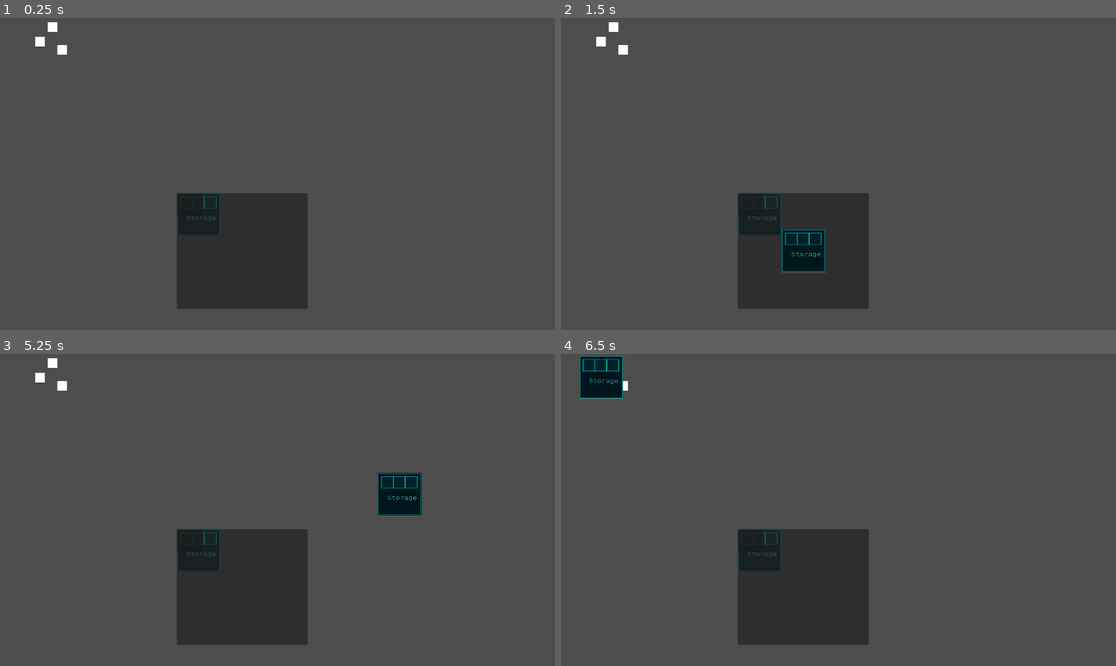
Above: before the commit, frames 1-4 (two rows, left to right).
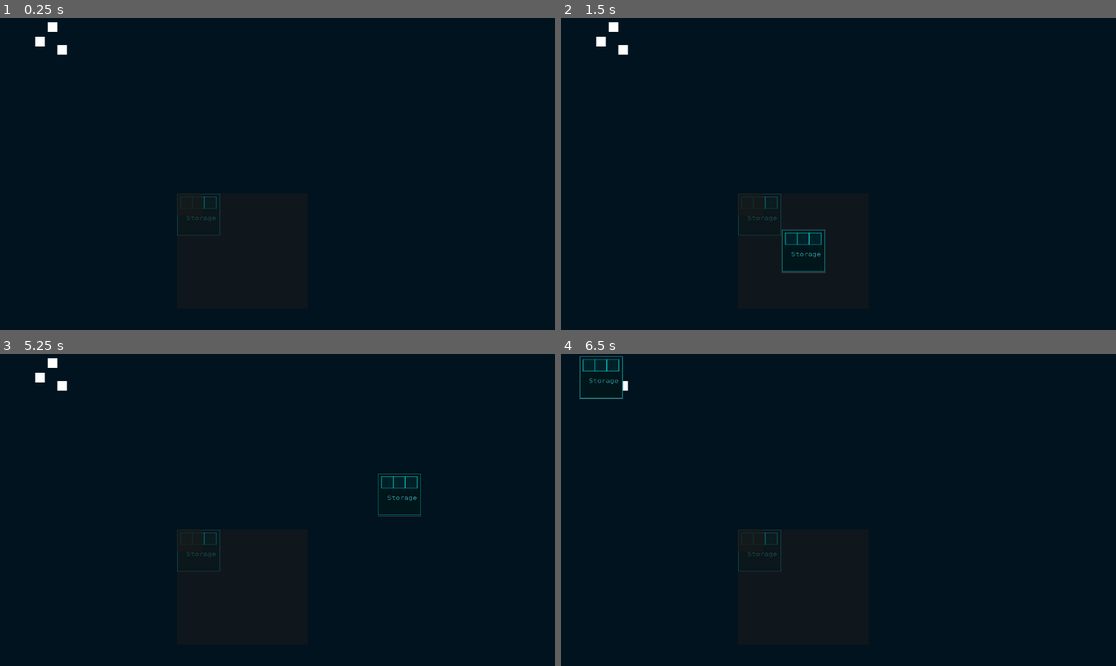
Above: after the commit, the same moments.

Repository: RavenRandomz/nasa-hackthon-2025
Game: Godot game, scene res://scene/test/test.tscn
The game is run twice, just before and just after one commit, with the same random seed, the same clock (stepped at 60 frames per second) and the same inputs.
Inputs (mouse positions are in pixels of both pictures, inside the frame that each line leads up to):
- Up to frame 1 (0.25 s): no input
- Up to frame 2 (1.5 s): click (805, 252) at 0.5 s; click (805, 252) at 1.27 s
- Up to frame 3 (5.25 s): click (244, 588) at 2 s; click (244, 588) at 2.77 s; click (244, 588) at 3.5 s; click (244, 588) at 4.27 s; tap Enter at 5, 5.1 s; move the mouse to (399, 494) at 5.02 s; click (399, 494) at 5.17 s
- Up to frame 4 (6.5 s): tap Space at 5.75 s; drag from (727, 525) to (599, 378) at 5.77 s

The runs differ from the first frame. In frame 1, 99% of the frame differs, in the area x 0-100%, y 0-100%; in frame 2, 98%; in frame 3, 98%; in frame 4, 98%.

Commit message:
dump(LateAtNight): Ahh

Diff:
--- a/level/editor/editor.tscn
+++ b/level/editor/editor.tscn
@@ -1,6 +1,7 @@
-[gd_scene load_steps=4 format=3 uid="uid://bixf7sjfjfthx"]
+[gd_scene load_steps=5 format=3 uid="uid://bixf7sjfjfthx"]
 
 [ext_resource type="PackedScene" uid="uid://dl5vui1jt6o1w" path="res://scene/draggable_spawner/draggable_spawner.tscn" id="1_imcdt"]
+[ext_resource type="Theme" uid="uid://bgi1he5teq16t" path="res://Assets/Low_Poly_Theme.tres" id="1_mrg5r"]
 [ext_resource type="Texture2D" uid="uid://0tyirppikmjk" path="res://image/rect1153-3-7.png" id="3_mrg5r"]
 [ext_resource type="PackedScene" uid="uid://cgscuef0vujkm" path="res://scene/module/basic_storage/basic_storage.tscn" id="4_ij8cb"]
 
@@ -11,13 +12,13 @@
 anchor_bottom = 1.0
 grow_horizontal = 2
 grow_vertical = 2
+theme = ExtResource("1_mrg5r")
 
 [node name="VSplitContainer" type="VSplitContainer" parent="."]
 layout_mode = 0
 offset_right = 1155.0
 offset_bottom = 651.0
 split_offset = 505
-touch_dragger_enabled = true
 drag_area_margin_begin = 1
 drag_area_highlight_in_editor = true
 
@@ -25,62 +26,104 @@
 custom_minimum_size = Vector2(0, 300)
 layout_mode = 2
 
-[node name="ScrollContainer" type="ScrollContainer" parent="VSplitContainer"]
+[node name="MarginContainer" type="MarginContainer" parent="VSplitContainer"]
+layout_mode = 2
+theme_override_constants/margin_left = 20
+
+[node name="ScrollContainer" type="ScrollContainer" parent="VSplitContainer/MarginContainer"]
 layout_mode = 2
 horizontal_scroll_mode = 2
 
-[node name="HFlowContainer2" type="HFlowContainer" parent="VSplitContainer/ScrollContainer"]
+[node name="HFlowContainer2" type="HFlowContainer" parent="VSplitContainer/MarginContainer/ScrollContainer"]
 custom_minimum_size = Vector2(700, 7)
 layout_mode = 2
 
-[node name="DraggableSpawner" parent="VSplitContainer/ScrollContainer/HFlowContainer2" node_paths=PackedStringArray("_spawn_into") instance=ExtResource("1_imcdt")]
+[node name="DraggableSpawner" parent="VSplitContainer/MarginContainer/ScrollContainer/HFlowContainer2" node_paths=PackedStringArray("_spawn_into") instance=ExtResource("1_imcdt")]
 custom_minimum_size = Vector2(70, 70)
 layout_mode = 2
 _scene_to_spawn = ExtResource("4_ij8cb")
-_spawn_into = NodePath("../../../Shipspace")
+_spawn_into = NodePath("../../../../Shipspace")
 
-[node name="TextureRect" type="TextureRect" parent="VSplitContainer/ScrollContainer/HFlowContainer2/DraggableSpawner"]
+[node name="TextureRect" type="TextureRect" parent="VSplitContainer/MarginContainer/ScrollContainer/HFlowContainer2/DraggableSpawner"]
 layout_mode = 0
 offset_right = 40.0
 offset_bottom = 40.0
 scale = Vector2(0.13076723, 0.13076723)
 texture = ExtResource("3_mrg5r")
 
-[node name="DraggableSpawner2" parent="VSplitContainer/ScrollContainer/HFlowContainer2" node_paths=PackedStringArray("_spawn_into") instance=ExtResource("1_imcdt")]
+[node name="DraggableSpawner2" parent="VSplitContainer/MarginContainer/ScrollContainer/HFlowContainer2" node_paths=PackedStringArray("_spawn_into") instance=ExtResource("1_imcdt")]
 custom_minimum_size = Vector2(70, 70)
 layout_mode = 2
 _scene_to_spawn = ExtResource("4_ij8cb")
-_spawn_into = NodePath("../../../Shipspace")
+_spawn_into = NodePath("../../../../Shipspace")
 
-[node name="TextureRect" type="TextureRect" parent="VSplitContainer/ScrollContainer/HFlowContainer2/DraggableSpawner2"]
+[node name="TextureRect" type="TextureRect" parent="VSplitContainer/MarginContainer/ScrollContainer/HFlowContainer2/DraggableSpawner2"]
 layout_mode = 0
 offset_right = 40.0
 offset_bottom = 40.0
 scale = Vector2(0.13076723, 0.13076723)
 texture = ExtResource("3_mrg5r")
 
-[node name="DraggableSpawner3" parent="VSplitContainer/ScrollContainer/HFlowContainer2" node_paths=PackedStringArray("_spawn_into") instance=ExtResource("1_imcdt")]
+[node name="DraggableSpawner3" parent="VSplitContainer/MarginContainer/ScrollContainer/HFlowContainer2" node_paths=PackedStringArray("_spawn_into") instance=ExtResource("1_imcdt")]
 custom_minimum_size = Vector2(70, 70)
 layout_mode = 2
 _scene_to_spawn = ExtResource("4_ij8cb")
-_spawn_into = NodePath("../../../Shipspace")
+_spawn_into = NodePath("../../../../Shipspace")
 
-[node name="TextureRect" type="TextureRect" parent="VSplitContainer/ScrollContainer/HFlowContainer2/DraggableSpawner3"]
+[node name="TextureRect" type="TextureRect" parent="VSplitContainer/MarginContainer/ScrollContainer/HFlowContainer2/DraggableSpawner3"]
 layout_mode = 0
 offset_right = 40.0
 offset_bottom = 40.0
 scale = Vector2(0.13076723, 0.13076723)
 texture = ExtResource("3_mrg5r")
 
-[node name="DraggableSpawner4" parent="VSplitContainer/ScrollContainer/HFlowContainer2" node_paths=PackedStringArray("_spawn_into") instance=ExtResource("1_imcdt")]
+[node name="DraggableSpawner4" parent="VSplitContainer/MarginContainer/ScrollContainer/HFlowContainer2" node_paths=PackedStringArray("_spawn_into") instance=ExtResource("1_imcdt")]
 custom_minimum_size = Vector2(70, 70)
 layout_mode = 2
 _scene_to_spawn = ExtResource("4_ij8cb")
-_spawn_into = NodePath("../../../Shipspace")
+_spawn_into = NodePath("../../../../Shipspace")
 
-[node name="TextureRect" type="TextureRect" parent="VSplitContainer/ScrollContainer/HFlowContainer2/DraggableSpawner4"]
+[node name="TextureRect" type="TextureRect" parent="VSplitContainer/MarginContainer/ScrollContainer/HFlowContainer2/DraggableSpawner4"]
 layout_mode = 0
 offset_right = 40.0
 offset_bottom = 40.0
 scale = Vector2(0.13076723, 0.13076723)
 texture = ExtResource("3_mrg5r")
+
+[node name="CenterContainer" type="CenterContainer" parent="VSplitContainer/MarginContainer/ScrollContainer"]
+layout_mode = 2
+
+[node name="MarginContainer" type="MarginContainer" parent="."]
+layout_mode = 0
+offset_right = 142.0
+offset_bottom = 49.0
+
+[node name="Panel" type="Panel" parent="MarginContainer"]
+layout_mode = 2
+
+[node name="VBoxContainer" type="VBoxContainer" parent="MarginContainer"]
+layout_mode = 2
+
+[node name="HBoxContainer2" type="HBoxContainer" parent="MarginContainer/VBoxContainer"]
+layout_mode = 2
+
+[node name="Label" type="Label" parent="MarginContainer/VBoxContainer/HBoxContainer2"]
+layout_mode = 2
+text = "This is a cool thing
+"
+
+[node name="HBoxContainer" type="HBoxContainer" parent="MarginContainer/VBoxContainer"]
+layout_mode = 2
+
+[node name="MarginContainer" type="MarginContainer" parent="MarginContainer/VBoxContainer/HBoxContainer"]
+layout_mode = 2
+
+[node name="Button" type="Button" parent="MarginContainer/VBoxContainer/HBoxContainer/MarginContainer"]
+layout_mode = 2
+
+[node name="Label" type="Label" parent="MarginContainer/VBoxContainer/HBoxContainer/MarginContainer"]
+layout_mode = 2
+text = "Test"
+
+[node name="LineEdit" type="LineEdit" parent="MarginContainer/VBoxContainer/HBoxContainer"]
+layout_mode = 2
--- a/project.godot
+++ b/project.godot
@@ -18,3 +18,7 @@
 [editor_plugins]
 
 enabled=PackedStringArray("res://addons/godot-vim/plugin.cfg")
+
+[rendering]
+
+environment/defaults/default_clear_color=Color(0, 0.07288062, 0.12263497, 1)
